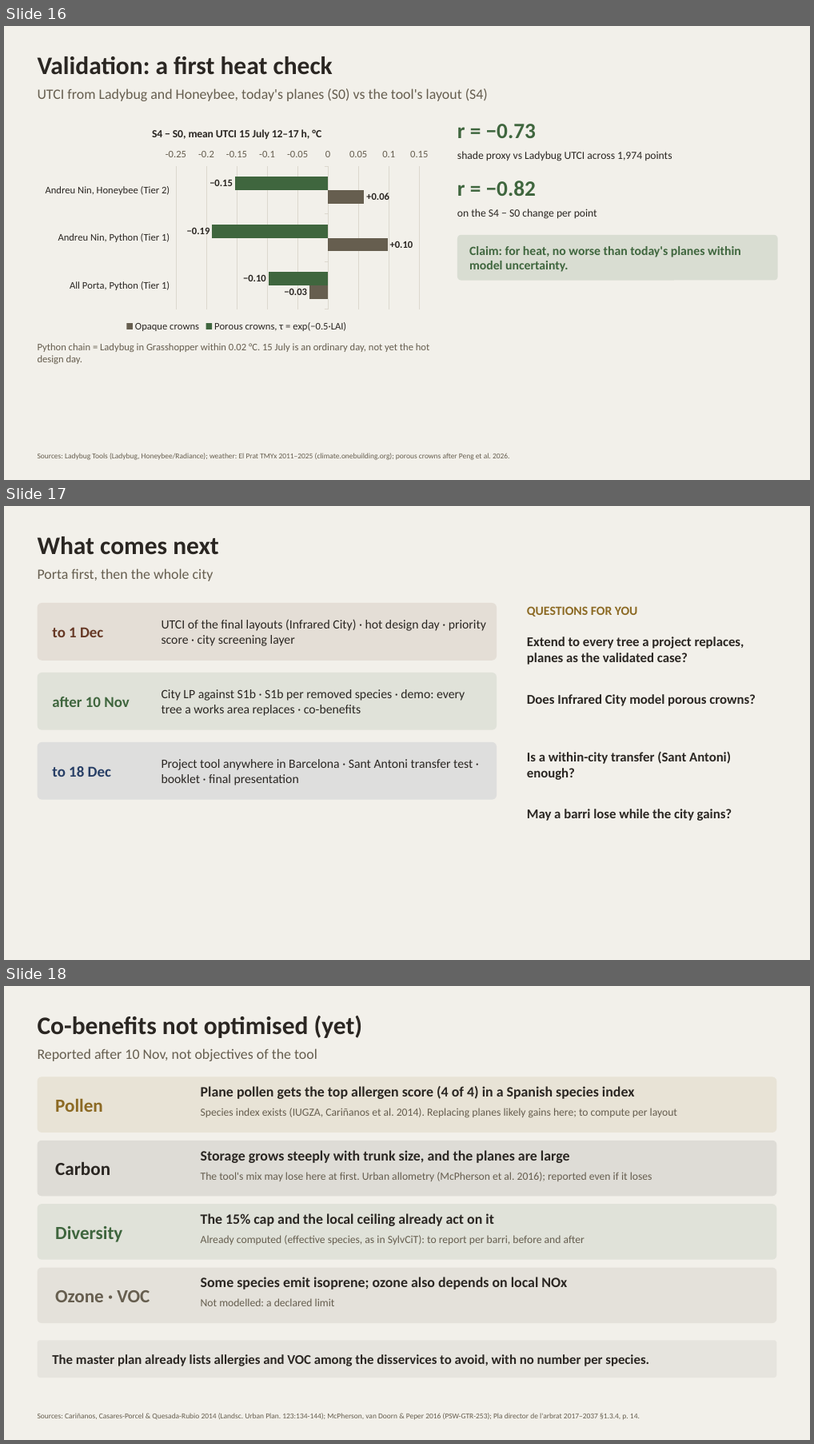
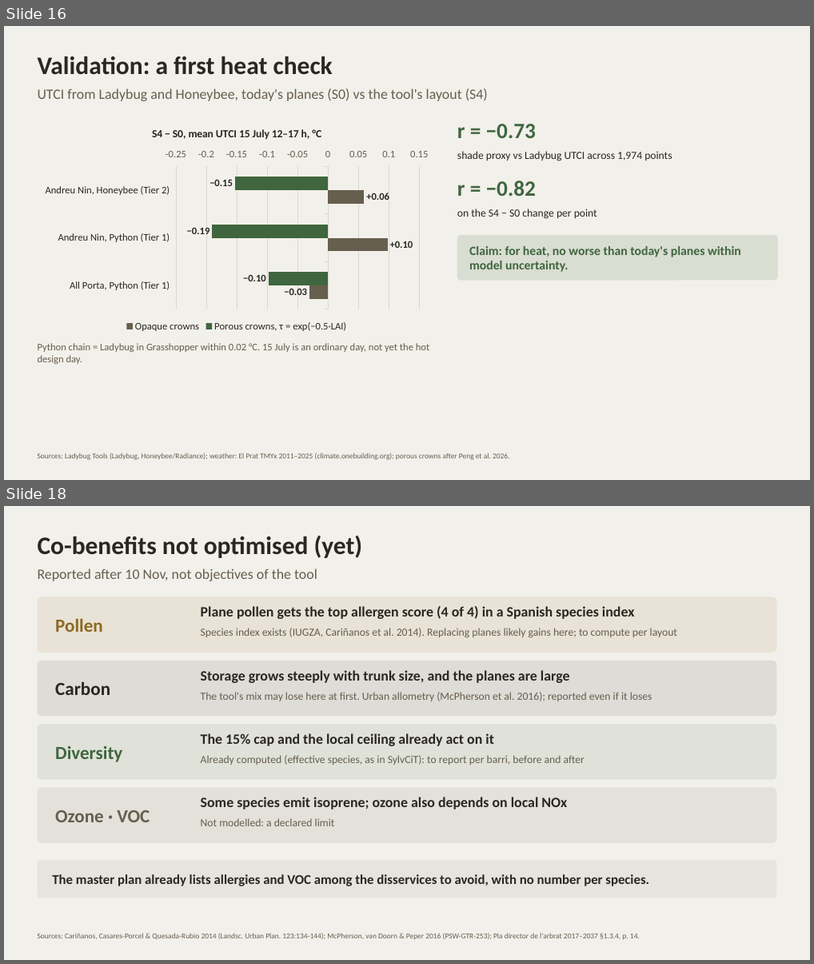
Before and after one commit to giofox96/shade-and-sponge, a slide deck: slides/shade_and_sponge_10nov_editable.pptx. Shown one above the other, each under a label of ours: slides 16, 17 and 18 before the commit, slides 16 and 18 after it; the slides between them are not shown. The pictures are 814x1444 and 814x964 pixels, drawn with LibreOffice and Linux fonts; fonts in the diff are those of the drawing. Boxes give left, top, right and bottom in pixels: in the first picture for what was removed or moved away, otherwise in the second. Text is boxed around its words. In the diff, an @@ line names an element or a change of style, - is before the commit and + after.

```diff
--- a/slides/shade_and_sponge_10nov_editable.pptx
+++ b/slides/shade_and_sponge_10nov_editable.pptx
@@ slide 17 removed at box(4, 506, 810, 960), background #F2F0EA @@
@@ text removed at box(38, 536, 219, 555) @@
-What comes next
@@ text removed at box(38, 568, 214, 581) @@
-Porta first, then the whole city
@@ rounded rectangle removed at box(38, 603, 497, 660) @@
@@ text removed at box(162, 619, 486, 646) @@
-UTCI of the final layouts (Infrared City) · hot design day · priority score · city screening layer
@@ text removed at box(527, 606, 638, 616) @@
-QUESTIONS FOR YOU
@@ text removed at box(52, 627, 103, 637) @@
-to 1 Dec
@@ text removed at box(527, 636, 745, 664) @@
-Extend to every tree a project replaces, planes as the validated case?
@@ rounded rectangle removed at box(38, 672, 497, 730) @@
@@ text removed at box(52, 696, 129, 707) @@
-after 10 Nov
@@ text removed at box(162, 689, 465, 716) @@
-City LP against S1b · S1b per removed species · demo: every tree a works area replaces · co-benefits
@@ text removed at box(527, 694, 756, 706) @@
-Does Infrared City model porous crowns?
@@ rounded rectangle removed at box(38, 742, 497, 800) @@
@@ text removed at box(52, 766, 111, 776) @@
-to 18 Dec
@@ text removed at box(162, 759, 473, 785) @@
-Project tool anywhere in Barcelona · Sant Antoni transfer test · booklet · final presentation
@@ text removed at box(527, 751, 731, 780) @@
-Is a within-city transfer (Sant Antoni) enough?
@@ text removed at box(527, 808, 732, 820) @@
-May a barri lose while the city gains?
```
Also in this commit, not shown: 1 slide added, 4 other files.
